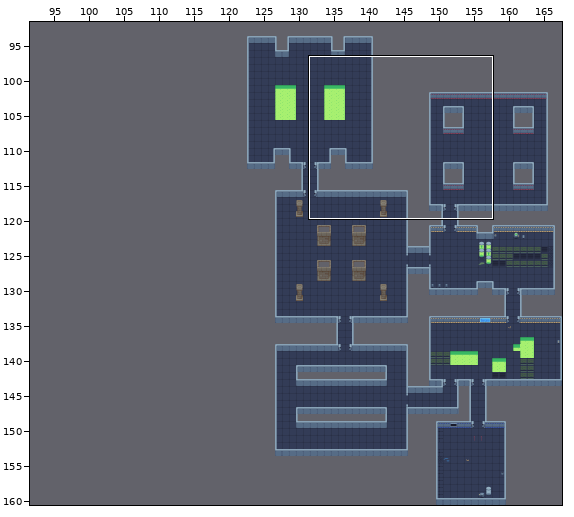
Tiled map -- image/tech3.tmx. The first picture is a wide view before the edit; the outline marks the close-up.
Close-up. Earlier state:
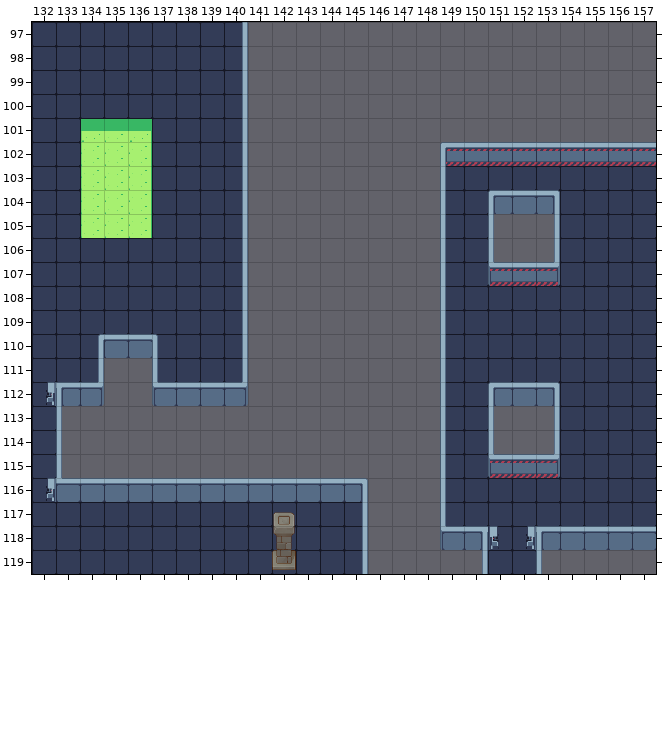
Cells are 32x32 px. Shown: x 132..157, y 97..119. The commit also changed other parts of the map, which this record leaves out.
Once edited:
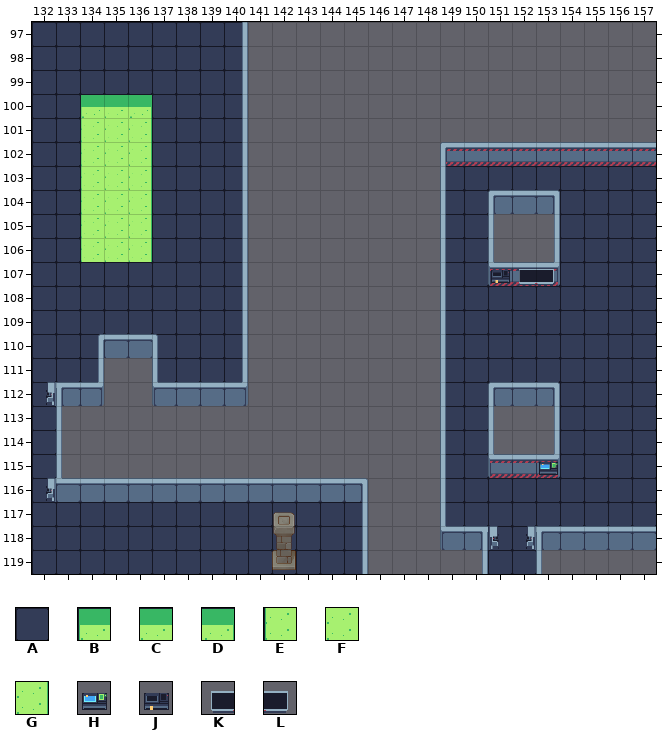
Key: from "tech": A 71, B 108, C 109, D 110, E 145, F 146, G 147; from "techprops": H 58, J 82, K 120, L 121.
_ is an empty cell.
Edits made:
Layer "background":
Tile A gives way to tile B in row 100 at x 134.
Tile A gives way to tile C in row 100 at x 135.
Tile A gives way to tile D in row 100 at x 136.
Tile A gives way to tile E in row 106 at x 134.
Tile B gives way to tile E in row 101 at x 134.
Tile A gives way to tile F in row 106 at x 135.
Tile C gives way to tile F in row 101 at x 135.
Tile A gives way to tile G in row 106 at x 136.
Tile D gives way to tile G in row 101 at x 136.
Layer "props":
The edit adds tile H in row 115 at x 153.
The edit adds tile J in row 107 at x 151.
The edit adds tile K in row 107 at x 152.
The edit adds tile L in row 107 at x 153.
Where, in picture pixels (left, top, right, bottom), the same in both close-ups:
changed: (81, 95, 152, 142)
changed: (81, 238, 152, 262)
added: (491, 269, 554, 285)
added: (539, 462, 558, 475)
